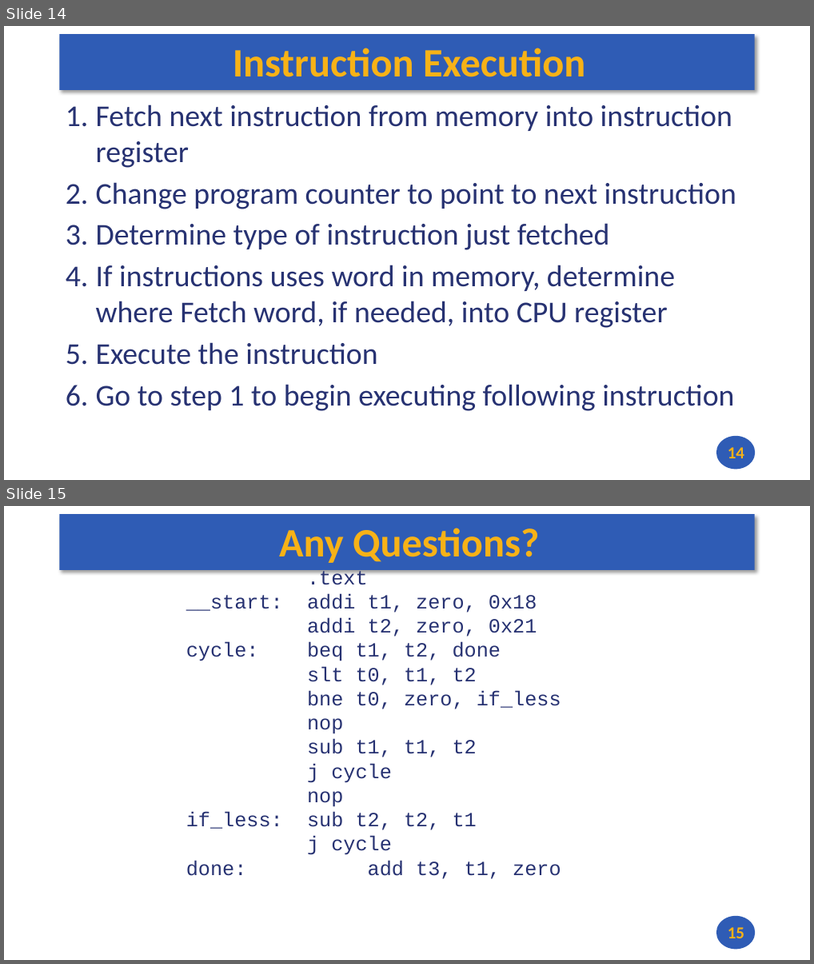
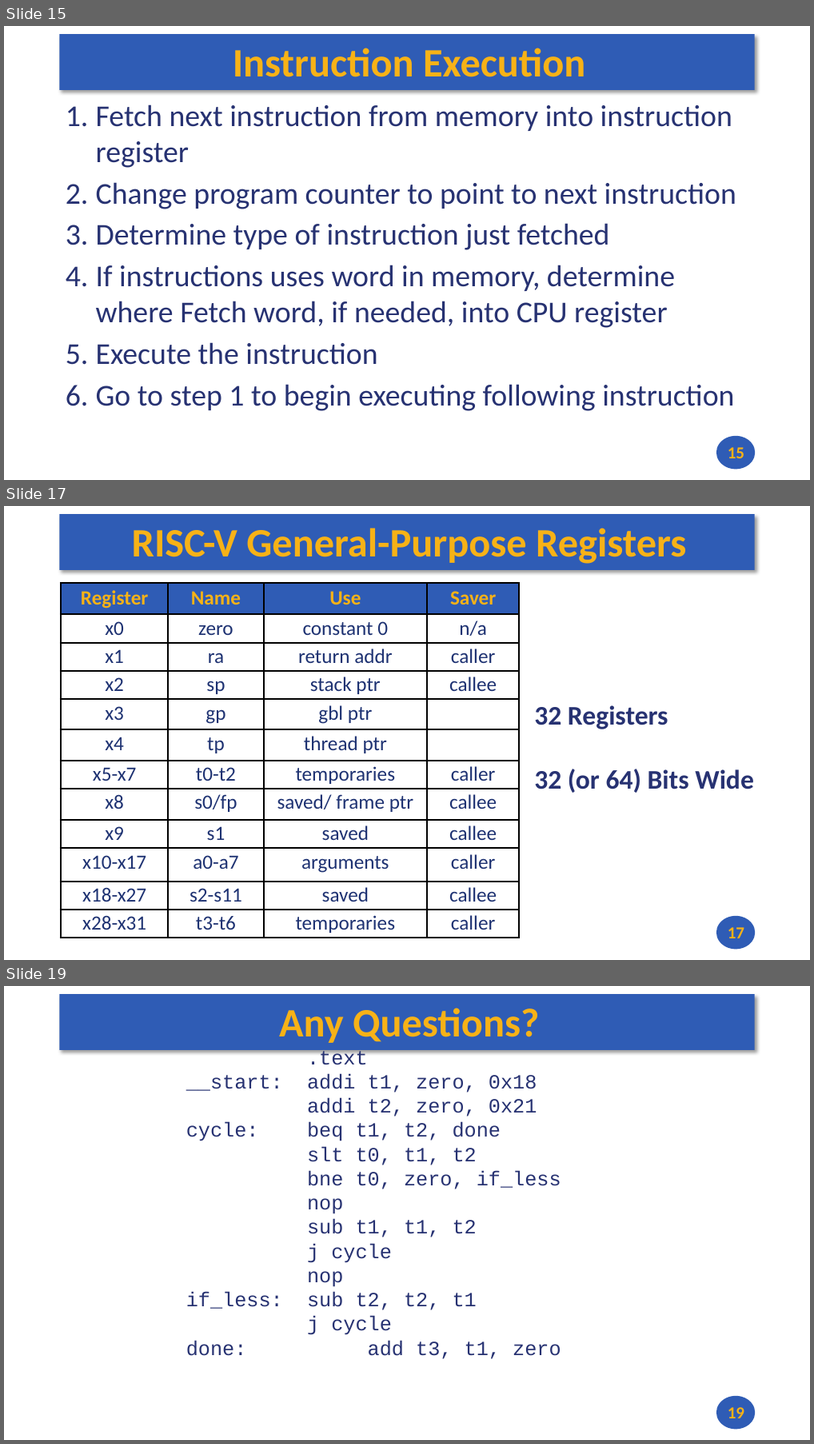
Before and after one commit to andrewt0301/hse-acos-course, a slide deck: docs/part1ca/03_CPU/CA_Lecture_03.pptx. Shown one above the other, each under a label of ours: slides 14 and 15 before the commit, slides 15, 17 and 19 after it; the slides between them are not shown. The pictures are 814x964 and 814x1444 pixels, drawn with LibreOffice and Linux fonts; fonts in the diff are those of the drawing. Boxes give left, top, right and bottom in pixels: in the first picture for what was removed or moved away, otherwise in the second. Text is boxed around its words. In the diff, an @@ line names an element or a change of style, - is before the commit and + after.

```diff
--- a/docs/part1ca/03_CPU/CA_Lecture_03.pptx
+++ b/docs/part1ca/03_CPU/CA_Lecture_03.pptx
@@ slide 17 added at (x1=4, y1=506, x2=810, y2=960), background #FFFFFF; not listed: 2 template elements that a slide beside it also shows @@
@@ title added at (x1=132, y1=528, x2=686, y2=564), 48 pt, text #F7B217, bold @@
+RISC-V General-Purpose Registers
@@ table added at (x1=61, y1=583, x2=520, y2=936), 12 rows, 4 columns @@
+Register | Name | Use | Saver
+x0 | zero | constant 0 | n/a
+x1 | ra | return addr | caller
+x2 | sp | stack ptr | callee
+x3 | gp | gbl ptr | 
+x4 | tp | thread ptr | 
+x5-x7 | t0-t2 | temporaries | caller
+x8 | s0/fp | saved/ frame ptr | callee
+x9 | s1 | saved | callee
+x10-x17 | a0-a7 | arguments | caller
+x18-x27 | s2-s11 | saved | callee
+x28-x31 | t3-t6 | temporaries | caller
@@ text added at (x1=534, y1=705, x2=754, y2=792), 32 pt, text #273272, bold @@
+32 Registers
+32 (or 64) Bits Wide
@@ page number added at (x1=728, y1=927, x2=745, y2=938), 20 pt, text #F7B217, bold @@
+17
@@ what was slide 14 is now slide 15 @@
@@ page number at (x1=728, y1=447, x2=745, y2=458): text changed @@
-14
+15
@@ what was slide 15 is now slide 19 @@
@@ page number at (x1=728, y1=1407, x2=745, y2=1418): text changed @@
-15
+19
```
Also in this commit, not shown: 3 other slides added, 2 other files.
